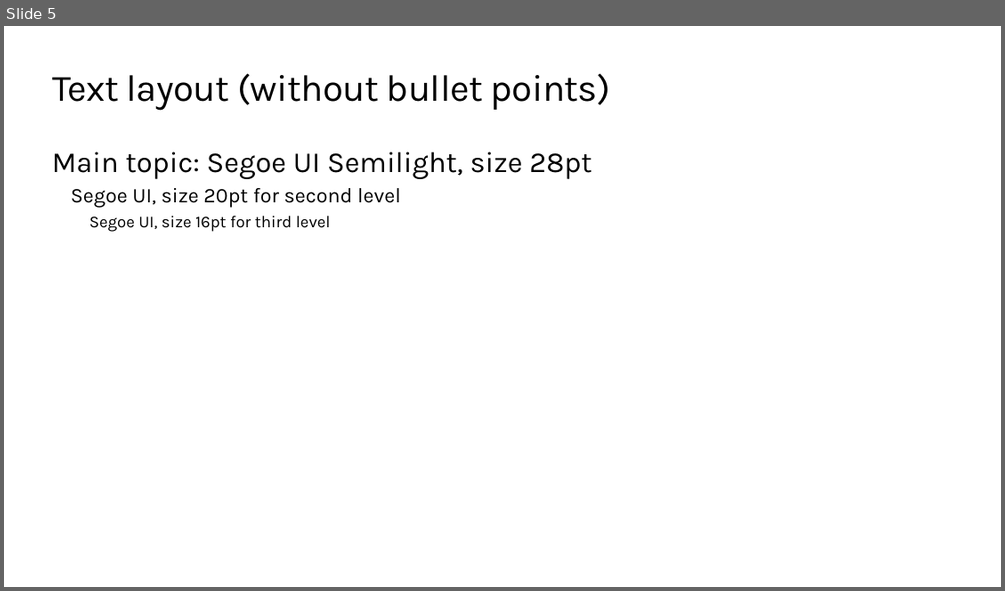
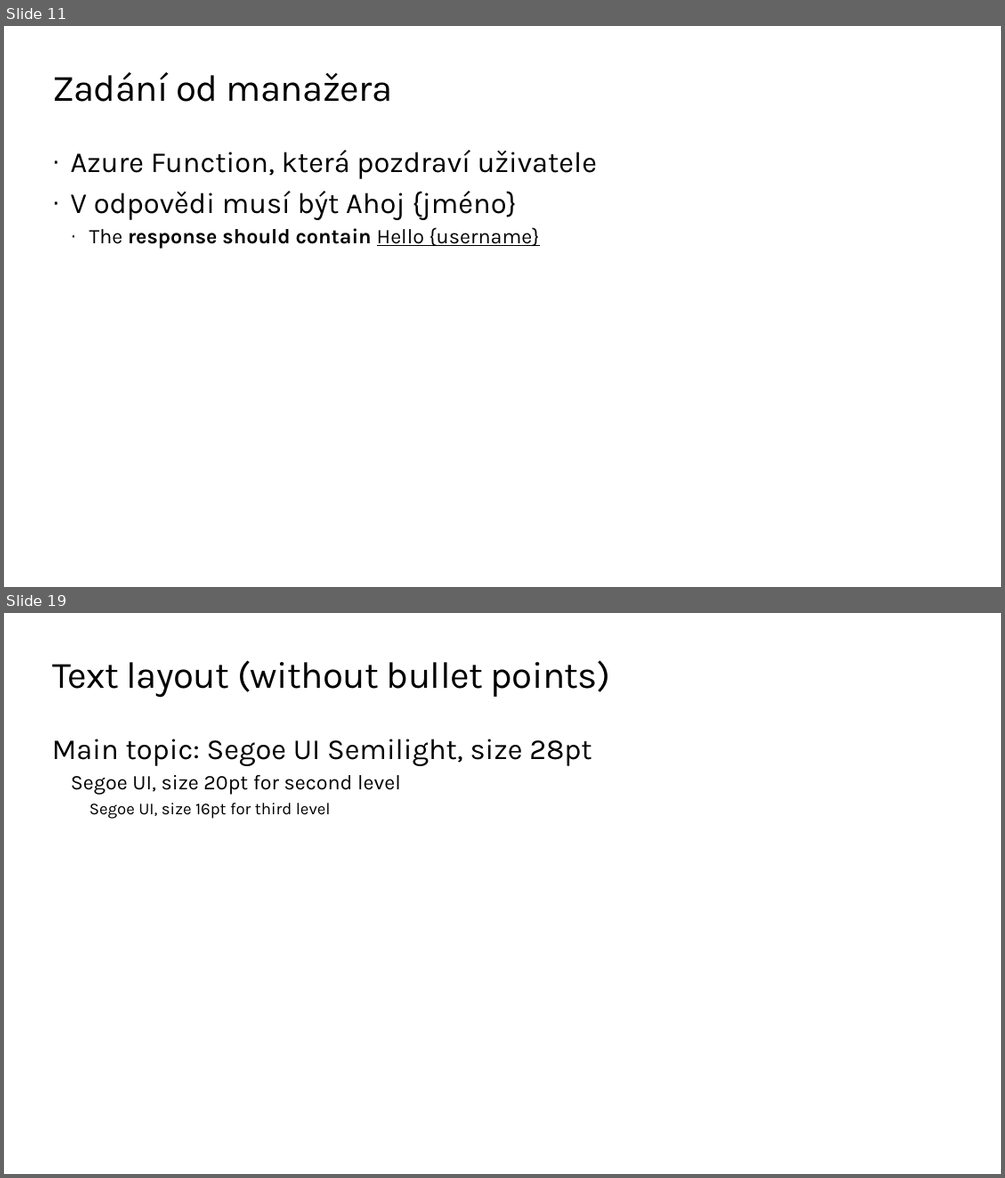
Before and after one commit to skalahonza/VACD2020, a slide deck: slides/Presentation.pptx. Shown one above the other, each under a label of ours: slide 5 before the commit, slides 11 and 19 after it; the slides between them are not shown. The pictures are 1005x591 and 1005x1178 pixels, drawn with LibreOffice and Linux fonts; fonts in the diff are those of the drawing; background and template pictures are left out. Boxes give left, top, right and bottom in pixels: in the first picture for what was removed or moved away, otherwise in the second. Text is boxed around its words. In the diff, an @@ line names an element or a change of style, - is before the commit and + after.

```diff
--- a/slides/Presentation.pptx
+++ b/slides/Presentation.pptx
@@ slide 11 added at [4, 26, 1001, 587], background #FFFFFF @@
@@ title added at [52, 72, 392, 102], 36 pt, text #000000 @@
+Zadání od manažera
@@ text added at [71, 150, 597, 248], 28 pt, text #000000 @@
+· Azure Function, která pozdraví uživatele
+· V odpovědi musí být Ahoj {jméno}
+  · The response should contain Hello {username}
@@ what was slide 5 is now slide 19 @@
```
Also in this commit, not shown: 1 slide changed, 16 other slides added, 5 slides removed, 20 other files.
